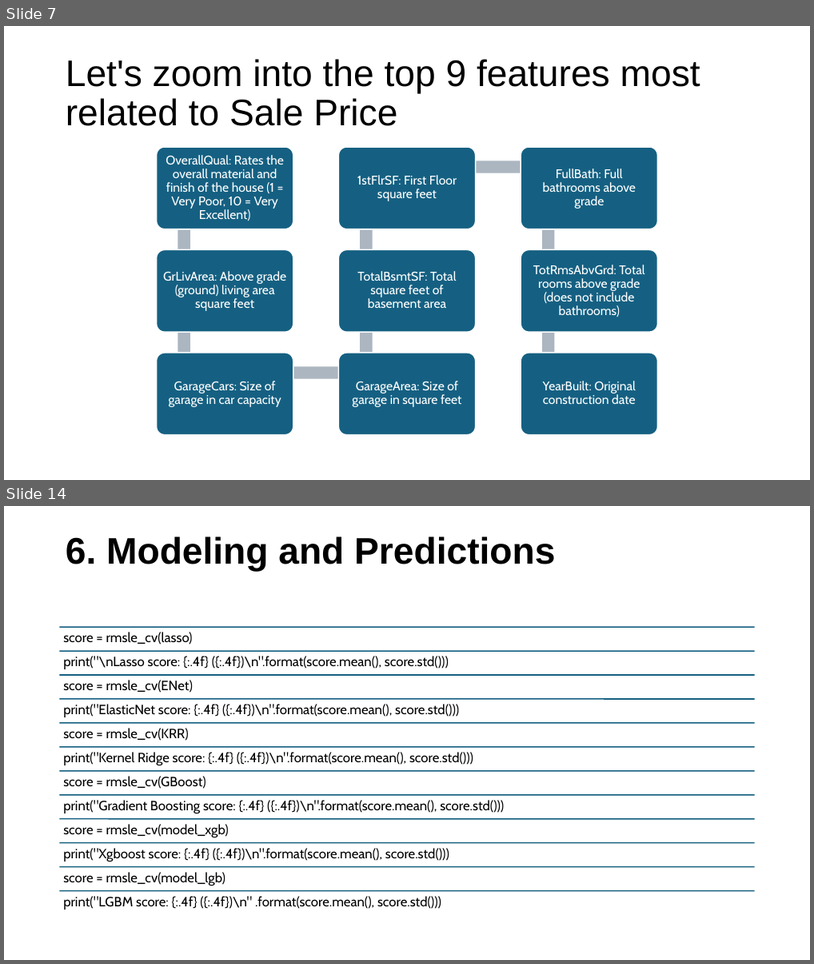
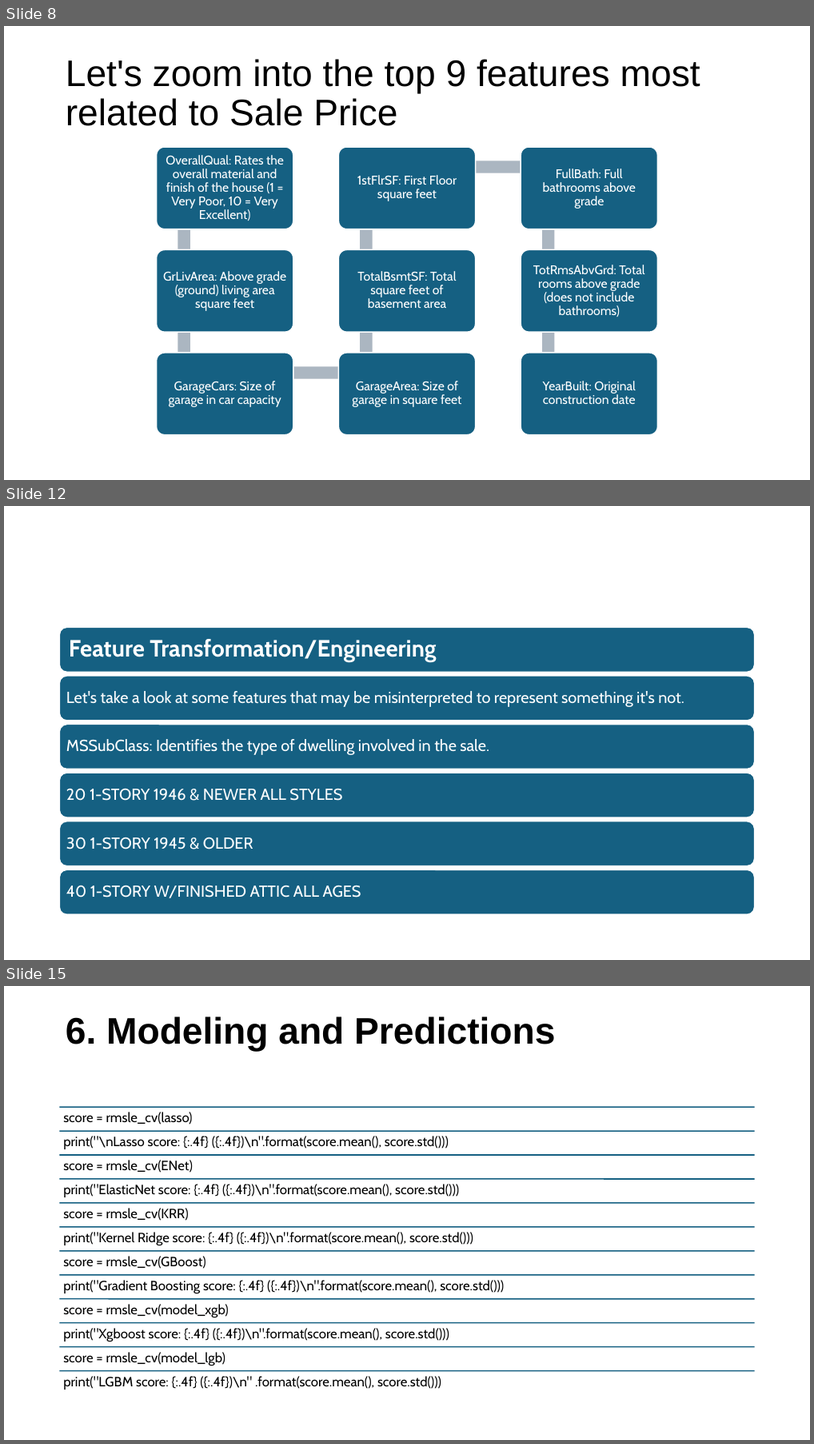
Before and after one commit to AnsarMuhammadAt10Pearls/Intro_To_AI_Course, a slide deck: _week4_Kaggle Dataset-predicting house prices.pptx. Shown one above the other, each under a label of ours: slides 7 and 14 before the commit, slides 8, 12 and 15 after it; the slides between them are not shown. The pictures are 814x964 and 814x1444 pixels, drawn with LibreOffice and Linux fonts; fonts in the diff are those of the drawing. Boxes give left, top, right and bottom in pixels: in the first picture for what was removed or moved away, otherwise in the second. Text is boxed around its words. In the diff, an @@ line names an element or a change of style, - is before the commit and + after.

```diff
--- a/_week4_Kaggle Dataset-predicting house prices.pptx
+++ b/_week4_Kaggle Dataset-predicting house prices.pptx
@@ slide 12 added at (4, 506, 810, 960), background #FFFFFF @@
@@ group added at (60, 627, 755, 914): 6 rounded rectangles, 6 texts @@
+Feature Transformation/Engineering
+Let's take a look at some features that may be misinterpreted to represent something it's not.
+MSSubClass: Identifies the type of dwelling involved in the sale.
+20 1-STORY 1946 & NEWER ALL STYLES
+30 1-STORY 1945 & OLDER
+40 1-STORY W/FINISHED ATTIC ALL AGES
@@ what was slide 7 is now slide 8 @@
@@ what was slide 14 is now slide 15 @@
```
Also in this commit, not shown: 9 slides changed, 2 other slides added, 2 slides removed.
